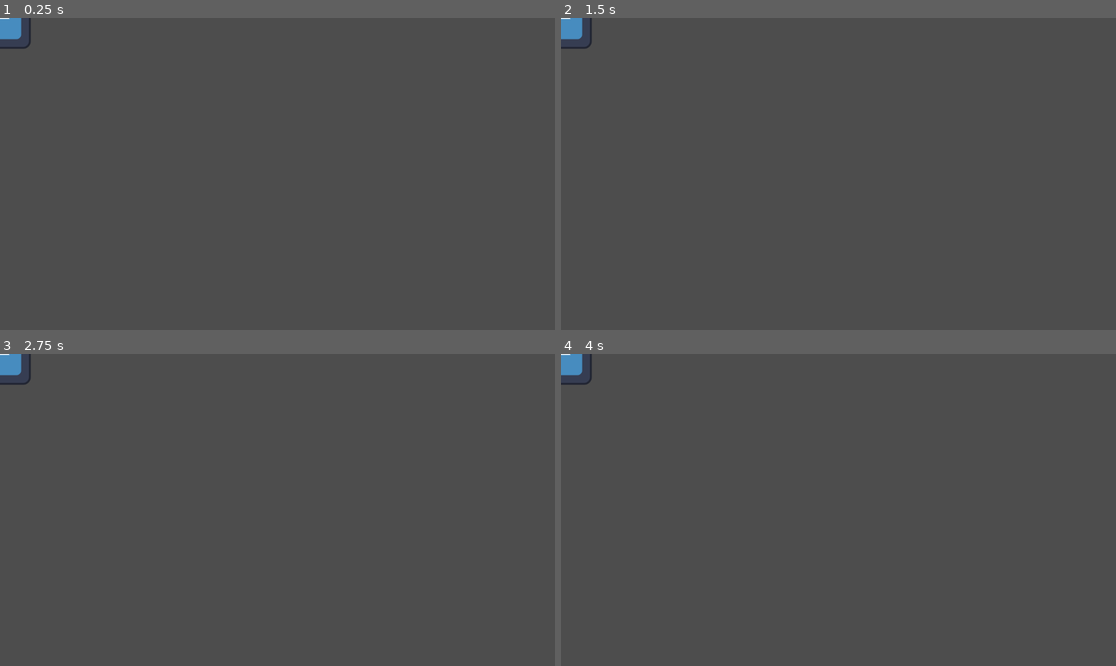
Above: before the commit, frames 1-4 (two rows, left to right).
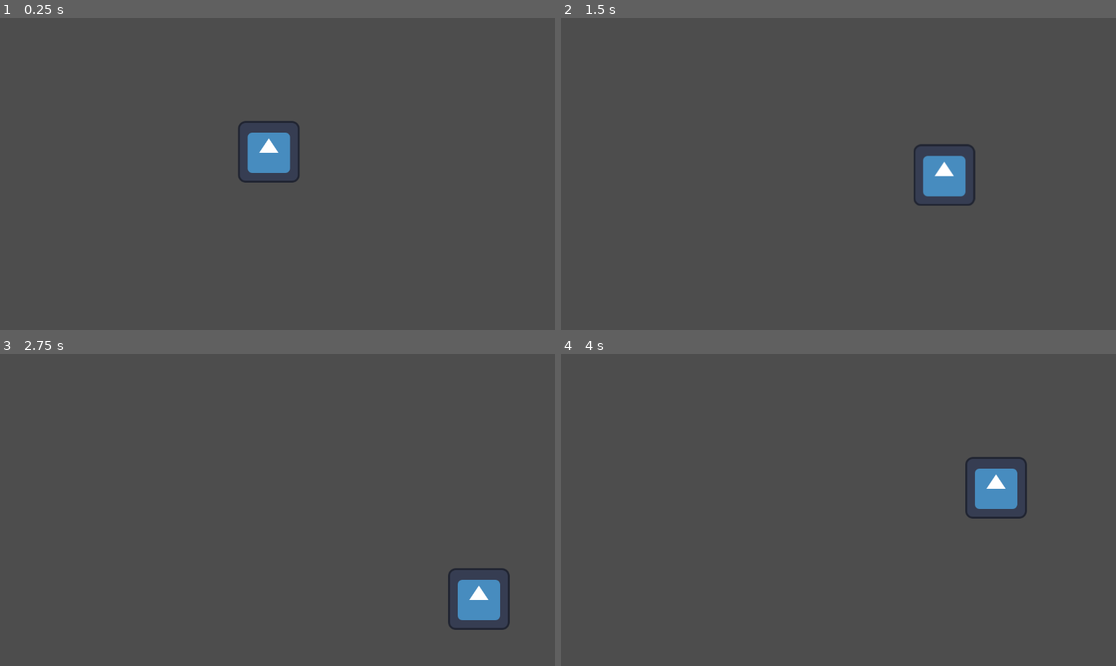
Above: after the commit, the same moments.

Repository: thejasm/spacesim
Game: Godot game, scene res://scenes/level.tscn
Two runs of this game, one before a commit and one after it. Both use one fixed random seed, a clock stepped at 60 frames per second and the inputs below. The engine's default icon, where the game draws it, is replaced by a stand-in: a white triangle on a blue panel in a dark square.
Inputs:
- Up to frame 1 (0.25 s): no input
- Up to frame 2 (1.5 s): tap Enter at 0.5 s; hold D (PlayerMoveRight, bound only after the commit) 0.53-1.28 s; hold S (PlayerMoveDown, bound only after the commit) from 1.28 s (still down)
- Up to frame 3 (2.75 s): release S (PlayerMoveDown, bound only after the commit) at 2.03 s; hold D (PlayerMoveRight, bound only after the commit) from 2.03 s (still down)
- Up to frame 4 (4 s): release D (PlayerMoveRight, bound only after the commit) at 2.78 s; hold W (PlayerMoveUp, bound only after the commit) 2.78-3.53 s; hold A (PlayerMoveLeft, bound only after the commit) from 3.53 s (still down)

The runs differ from the first frame. In frame 1, 1.6% of the frame differs, in the area x 0-54%, y 0-53%; in frame 2, 1.6%, in the area x 0-75%, y 0-61%; in frame 3, 1.6%; in frame 4, 1.6%.

Commit message:
deleted:    godot-git-plugin-v3.0.0.zip 	modified:   project.godot 	new file:   scenes/lev9026.tmp 	new file:   scenes/player/PlayerController.gd 	new file:   scenes/player/plaCF6E.tmp 	new file:   scenes/player/plaE46C.tmp 	new file:   scenes/player/player.gd 	modified:   scenes/player/player.tscn

Diff:
--- a/project.godot
+++ b/project.godot
@@ -14,3 +14,26 @@
 run/main_scene="res://scenes/level.tscn"
 config/features=PackedStringArray("4.1", "Forward Plus")
 config/icon="res://icon.svg"
+
+[input]
+
+PlayerMoveLeft={
+"deadzone": 0.5,
+"events": [Object(InputEventKey,"resource_local_to_scene":false,"resource_name":"","device":-1,"window_id":0,"alt_pressed":false,"shift_pressed":false,"ctrl_pressed":false,"meta_pressed":false,"pressed":false,"keycode":0,"physical_keycode":65,"key_label":0,"unicode":97,"echo":false,"script":null)
+]
+}
+PlayerMoveRight={
+"deadzone": 0.5,
+"events": [Object(InputEventKey,"resource_local_to_scene":false,"resource_name":"","device":-1,"window_id":0,"alt_pressed":false,"shift_pressed":false,"ctrl_pressed":false,"meta_pressed":false,"pressed":false,"keycode":0,"physical_keycode":68,"key_label":0,"unicode":100,"echo":false,"script":null)
+]
+}
+PlayerMoveUp={
+"deadzone": 0.5,
+"events": [Object(InputEventKey,"resource_local_to_scene":false,"resource_name":"","device":-1,"window_id":0,"alt_pressed":false,"shift_pressed":false,"ctrl_pressed":false,"meta_pressed":false,"pressed":false,"keycode":0,"physical_keycode":87,"key_label":0,"unicode":119,"echo":false,"script":null)
+]
+}
+PlayerMoveDown={
+"deadzone": 0.5,
+"events": [Object(InputEventKey,"resource_local_to_scene":false,"resource_name":"","device":-1,"window_id":0,"alt_pressed":false,"shift_pressed":false,"ctrl_pressed":false,"meta_pressed":false,"pressed":false,"keycode":0,"physical_keycode":83,"key_label":0,"unicode":115,"echo":false,"script":null)
+]
+}
--- /dev/null
+++ b/scenes/player/PlayerController.gd
@@ -0,0 +1,37 @@
+extends Node2D
+
+var moveSpeed = 0.1
+var stopSpeed = 0.5
+var direction = Vector2(0,0)
+var bounds = 100.0
+
+
+# Called when the node enters the scene tree for the first time.
+func _ready():
+	pass
+
+
+# Called every frame. 'delta' is the elapsed time since the previous frame.
+func _process(delta):
+	if(
+		!Input.is_action_pressed("PlayerMoveLeft") &&
+		!Input.is_action_pressed("PlayerMoveRight")
+	):
+		direction.x = lerp(direction.x, 0.0, stopSpeed);
+	if(
+		!Input.is_action_pressed("PlayerMoveUp") &&
+		!Input.is_action_pressed("PlayerMoveDown")
+	):
+		direction.y = lerp(direction.y, 0.0, stopSpeed);
+
+
+	if(Input.is_action_pressed("PlayerMoveLeft")):
+		direction.x = lerp(direction.x, 0 - bounds, moveSpeed);
+	if(Input.is_action_pressed("PlayerMoveRight")):
+		direction.x = lerp(direction.x, bounds, moveSpeed);
+	if(Input.is_action_pressed("PlayerMoveUp")):
+		direction.y = lerp(direction.y, 0 - bounds, moveSpeed);
+	if(Input.is_action_pressed("PlayerMoveDown")):
+		direction.y = lerp(direction.y, bounds, moveSpeed);
+
+	position = direction
--- /dev/null
+++ b/scenes/player/player.gd
@@ -0,0 +1,13 @@
+extends Node2D
+
+var charSpeed = 300
+
+# Called when the node enters the scene tree for the first time.
+func _ready():
+	pass # Replace with function body.
+
+
+# Called every frame. 'delta' is the elapsed time since the previous frame.
+func _process(delta):
+		var target = get_node("PlayerController").global_position
+		position = position.move_toward(target, charSpeed * delta)
--- a/scenes/player/player.tscn
+++ b/scenes/player/player.tscn
@@ -1,10 +1,23 @@
-[gd_scene load_steps=2 format=3 uid="uid://be4t3ofxvgtgy"]
+[gd_scene load_steps=4 format=3 uid="uid://be4t3ofxvgtgy"]
 
+[ext_resource type="Script" path="res://scenes/player/player.gd" id="1_0yped"]
 [ext_resource type="Texture2D" uid="uid://o6q0wocq4hwh" path="res://icon.svg" id="1_6hbx7"]
+[ext_resource type="Script" path="res://scenes/player/PlayerController.gd" id="3_ra2xq"]
 
 [node name="Player" type="Node2D"]
+position = Vector2(558, 278)
+script = ExtResource("1_0yped")
 
 [node name="playerSprite" type="Sprite2D" parent="."]
 texture = ExtResource("1_6hbx7")
 
 [node name="laserSprite" type="Sprite2D" parent="playerSprite"]
+
+[node name="PlayerController" type="Node2D" parent="."]
+script = ExtResource("3_ra2xq")
+
+[node name="Sprite2D" type="Sprite2D" parent="PlayerController"]
+visible = false
+rotation = 0.785398
+scale = Vector2(0.2, 0.2)
+texture = ExtResource("1_6hbx7")
Not shown, changed: godot-git-plugin-v3.0.0.zip
Not shown, added: scenes/lev9026.tmp
Not shown, added: scenes/player/plaCF6E.tmp
Not shown, added: scenes/player/plaE46C.tmp
